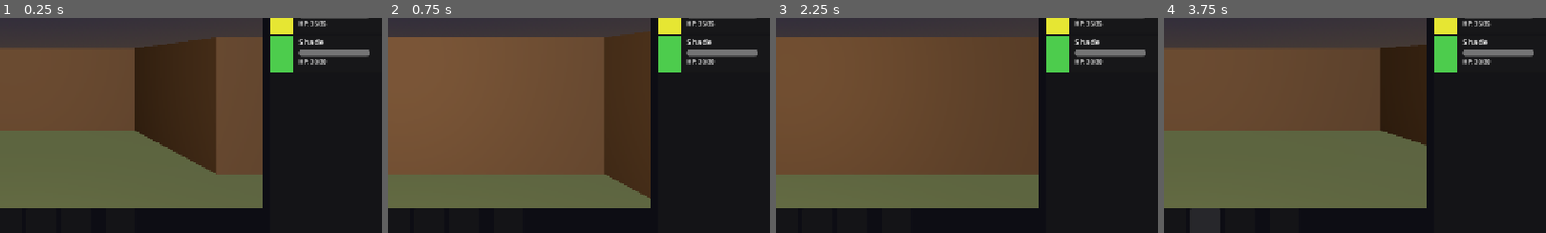
Above: before the commit, frames 1-4 (left to right).
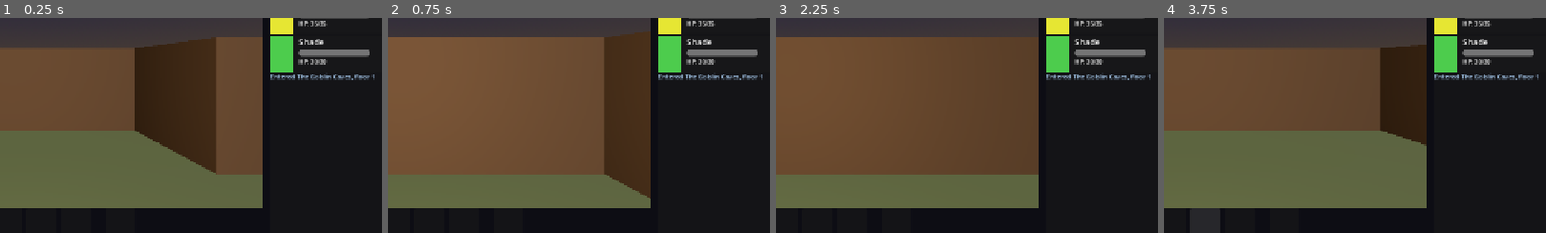
Above: after the commit, the same moments.

Repository: drax-xard/BlobProject
Game: Godot game, scene res://scenes/main.tscn
The game is run twice, just before and just after one commit, with the same random seed, the same clock (stepped at 60 frames per second) and the same inputs.
Inputs:
- Up to frame 1 (0.25 s): no input
- Up to frame 2 (0.75 s): click "^" at 0.5 s
- Up to frame 3 (2.25 s): click "v" at 1.25 s; click "<" at 2 s
- Up to frame 4 (3.75 s): click ">" at 2.75 s; click "<=" at 3.5 s
The pictures show only the part of the screen within x 31-81%, y 22-72%; the shares and areas given below are measured in that part.

The runs differ from the first frame. In frame 1, 0.5% of the frame differs, in the area x 70-98%, y 26-29%; in frame 2, 0.5%; in frame 3, 0.5%; in frame 4, 0.5%.

Commit message:
Add game log to right panel
- GameLog (ScrollContainer) below party display shows game events
- Connects to GameManager.game_event, party_changed, inventory_changed
- Connects to CombatManager combat_log_entry for combat messages
- Tracks party member death/revival via _was_alive flag
- Capped at 50 messages with auto-scroll
- Dungeon entry, chest, floor transition events emit colored messages
- GameManager gains game_event(text, color) signal

Diff:
--- a/scenes/main.tscn
+++ b/scenes/main.tscn
@@ -9,6 +9,7 @@
 [ext_resource type="PackedScene" path="res://scenes/ui/inventory_panel.tscn" id="7_inv"]
 [ext_resource type="Script" path="res://scripts/core/combat_manager.gd" id="8_combat"]
 [ext_resource type="PackedScene" path="res://scenes/ui/combat_ui.tscn" id="9_combat_ui"]
+[ext_resource type="PackedScene" path="res://scenes/ui/game_log.tscn" id="10_log"]
 
 [node name="Main" type="Control"]
 layout_mode = 3
@@ -56,7 +57,17 @@
 size_flags_horizontal = 0
 size_flags_vertical = 3
 
-[node name="PartyDisplay" parent="HSplitContainer/RightPanel" instance=ExtResource("4_scene")]
+[node name="VBox" type="VBoxContainer" parent="HSplitContainer/RightPanel"]
+layout_mode = 2
+size_flags_horizontal = 3
+size_flags_vertical = 3
+theme_override_constants/separation = 0
+
+[node name="PartyDisplay" parent="HSplitContainer/RightPanel/VBox" instance=ExtResource("4_scene")]
+layout_mode = 2
+size_flags_vertical = 0
+
+[node name="GameLog" parent="HSplitContainer/RightPanel/VBox" instance=ExtResource("10_log")]
 layout_mode = 2
 
 [node name="World" parent="HSplitContainer/LeftPanel/ViewportFrame/SubViewport" instance=ExtResource("6_scene")]
--- /dev/null
+++ b/scenes/ui/game_log.tscn
@@ -0,0 +1,10 @@
+[gd_scene load_steps=2 format=3]
+
+[ext_resource type="Script" path="res://scripts/ui/game_log.gd" id="1_script"]
+
+[node name="GameLog" type="ScrollContainer"]
+custom_minimum_size = Vector2(0, 100)
+size_flags_vertical = 3
+size_flags_stretch_ratio = 1.0
+horizontal_scroll_mode = 0
+script = ExtResource("1_script")
--- a/scripts/core/game_manager.gd
+++ b/scripts/core/game_manager.gd
@@ -4,6 +4,7 @@
 signal _turn_ended(_turn_number: int)
 signal party_changed()
 signal inventory_changed()
+signal game_event(text: String, color: Color)
 
 enum GameState {
 	MENU,
--- /dev/null
+++ b/scripts/ui/game_log.gd
@@ -0,0 +1,65 @@
+extends ScrollContainer
+
+const MAX_MESSAGES: int = 50
+
+var _container: VBoxContainer
+
+func _ready() -> void:
+	_container = VBoxContainer.new()
+	_container.size_flags_horizontal = Control.SIZE_EXPAND_FILL
+	_container.add_theme_constant_override("separation", 2)
+	add_child(_container)
+	_connect_signals()
+
+func _connect_signals() -> void:
+	if GameManager:
+		GameManager.party_changed.connect(_on_party_changed)
+		GameManager.inventory_changed.connect(_on_inventory_changed)
+		GameManager.game_event.connect(_on_game_event)
+	var combat_manager: Node = get_tree().current_scene.get_node_or_null("CombatManager")
+	if combat_manager:
+		if combat_manager.has_signal("combat_log_entry"):
+			combat_manager.combat_log_entry.connect(_on_combat_log)
+		if combat_manager.has_signal("encounter_started"):
+			combat_manager.encounter_started.connect(_on_combat_started)
+		if combat_manager.has_signal("encounter_ended"):
+			combat_manager.encounter_ended.connect(_on_combat_ended)
+
+func add_message(text: String, color: Color = Color.WHITE) -> void:
+	var label := Label.new()
+	label.text = text
+	label.add_theme_font_size_override("font_size", 11)
+	label.autowrap_mode = TextServer.AUTOWRAP_WORD_SMART
+	label.modulate = color
+	_container.add_child(label)
+	while _container.get_child_count() > MAX_MESSAGES:
+		var first: Node = _container.get_child(0)
+		_container.remove_child(first)
+		first.queue_free()
+	await get_tree().process_frame
+	scroll_vertical = int(get_v_scroll_bar().max_value)
+
+func _on_party_changed() -> void:
+	for i in range(GameManager.party.size()):
+		var member: Dictionary = GameManager.party[i]
+		if member["hp"] <= 0 and member.get("_was_alive", true):
+			member["_was_alive"] = false
+			add_message("%s has fallen!" % member["name"], Color(1.0, 0.3, 0.3))
+		elif member["hp"] > 0 and not member.get("_was_alive", true):
+			member["_was_alive"] = true
+			add_message("%s has been revived." % member["name"], Color(0.3, 1.0, 0.3))
+
+func _on_inventory_changed() -> void:
+	pass
+
+func _on_combat_log(text: String) -> void:
+	add_message(text, Color(1.0, 0.9, 0.6))
+
+func _on_combat_started() -> void:
+	pass
+
+func _on_combat_ended(_victory: bool) -> void:
+	pass
+
+func _on_game_event(text: String, color: Color) -> void:
+	add_message(text, color)
--- a/scripts/world/grid_world.gd
+++ b/scripts/world/grid_world.gd
@@ -72,6 +72,7 @@
 	_encounter_tables = dungeon_record.get("encounter_tables", {})
 	_combat_manager = get_tree().current_scene.get_node_or_null("CombatManager")
 	DebugLog.info("GridWorld: Loaded dungeon '%s' floor %d (%dx%d, encounter_rate=%.2f)" % [dungeon_id, floor, grid_width, grid_height, _encounter_rate])
+	GameManager.game_event.emit("Entered %s, floor %d" % [dungeon_record.get("name", dungeon_id), floor], Color(0.7, 0.85, 1.0))
 	_generate_dungeon(dungeon_id, floor)
 	_build_grid_mesh()
 	_place_player_at_stairs_up()
@@ -318,8 +319,10 @@
 	var dungeon_record: Dictionary = DataRegistry.get_record(_current_dungeon_id)
 	var floor_data: Variant = dungeon_record.get("floor_data", [])
 	if _current_floor >= floor_data.size():
+		GameManager.game_event.emit("Reached the end of the dungeon!", Color(1.0, 0.9, 0.3))
 		DebugLog.info("GridWorld: Reached the end of the dungeon!")
 		return
+	GameManager.game_event.emit("Descending to floor %d..." % (_current_floor + 1), Color(0.7, 0.7, 1.0))
 	GameManager.current_floor = _current_floor + 1
 	load_dungeon(_current_dungeon_id, GameManager.current_floor)
 
@@ -341,7 +344,9 @@
 func _open_chest() -> void:
 	grid_data[player_grid_pos.y][player_grid_pos.x] = DungeonGenerator.CELL_FLOOR
 	_build_grid_mesh()
+	var gold_found: int = randi_range(5, 20)
 	GameManager.add_item("potion_health", 1)
-	GameManager.gold += randi_range(5, 20)
+	GameManager.gold += gold_found
 	GameManager.inventory_changed.emit()
-	DebugLog.info("GridWorld: Opened chest! Found health potion and gold.")
+	GameManager.game_event.emit("Found a Health Potion and %d gold!" % gold_found, Color(1.0, 0.85, 0.2))
+	DebugLog.info("GridWorld: Opened chest! Found health potion and %d gold." % gold_found)
Not shown: 1 places in scenes/main.tscn that only renumber resources
